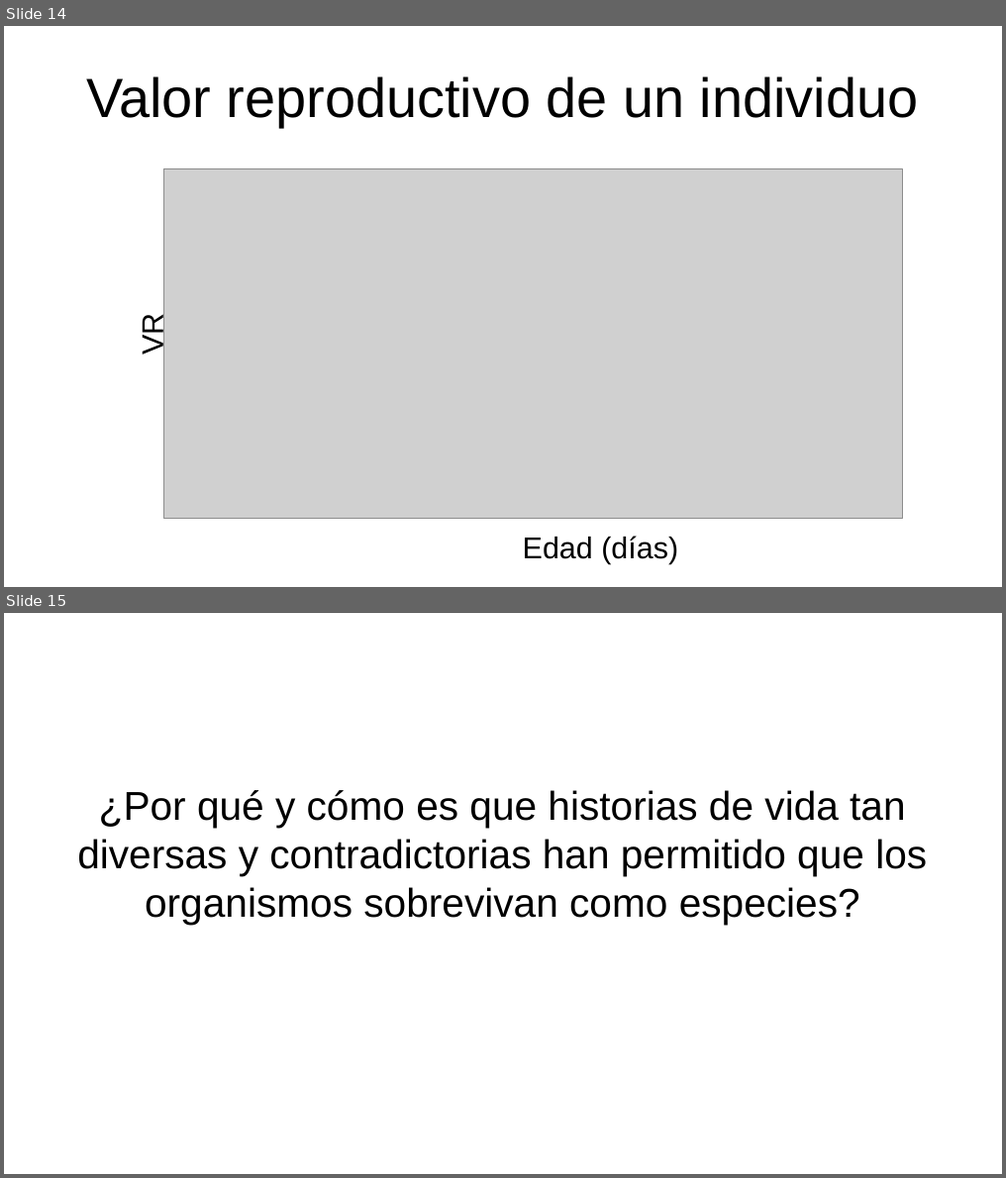
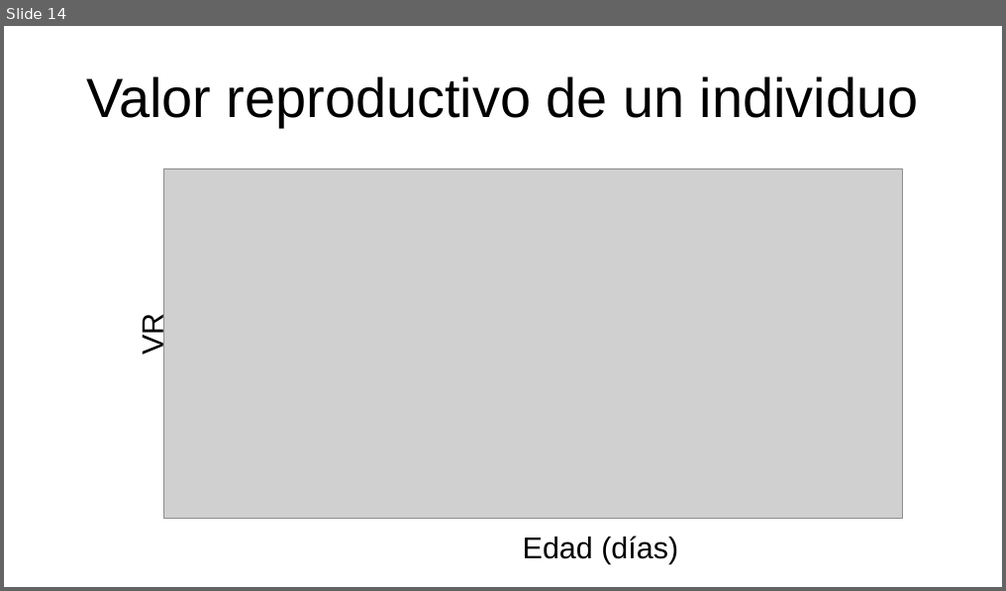
Before and after one commit to gerardommc/Ecologia-poblaciones, a slide deck: Unidad-3/Componentes-historia.odp. Shown one above the other, each under a label of ours: slides 14 and 15 before the commit, slide 14 after it. The pictures are 1006x1178 and 1006x591 pixels, drawn with LibreOffice and Linux fonts; fonts in the diff are those of the drawing; grey boxes stand for pictures. Boxes give left, top, right and bottom in pixels: in the first picture for what was removed or moved away, otherwise in the second. Text is boxed around its words. In the diff, an @@ line names an element or a change of style, - is before the commit and + after.

```diff
--- a/Unidad-3/Componentes-historia.odp
+++ b/Unidad-3/Componentes-historia.odp
@@ slide 15 removed at (4, 613, 1002, 1174), background #FFFFFF @@
@@ subtitle removed at (77, 790, 927, 924) @@
-¿Por qué y cómo es que historias de vida tan diversas y contradictorias han permitido que los organismos sobrevivan como especies?
```
Also in this commit, not shown: 1 other slide removed, 15 other files.
